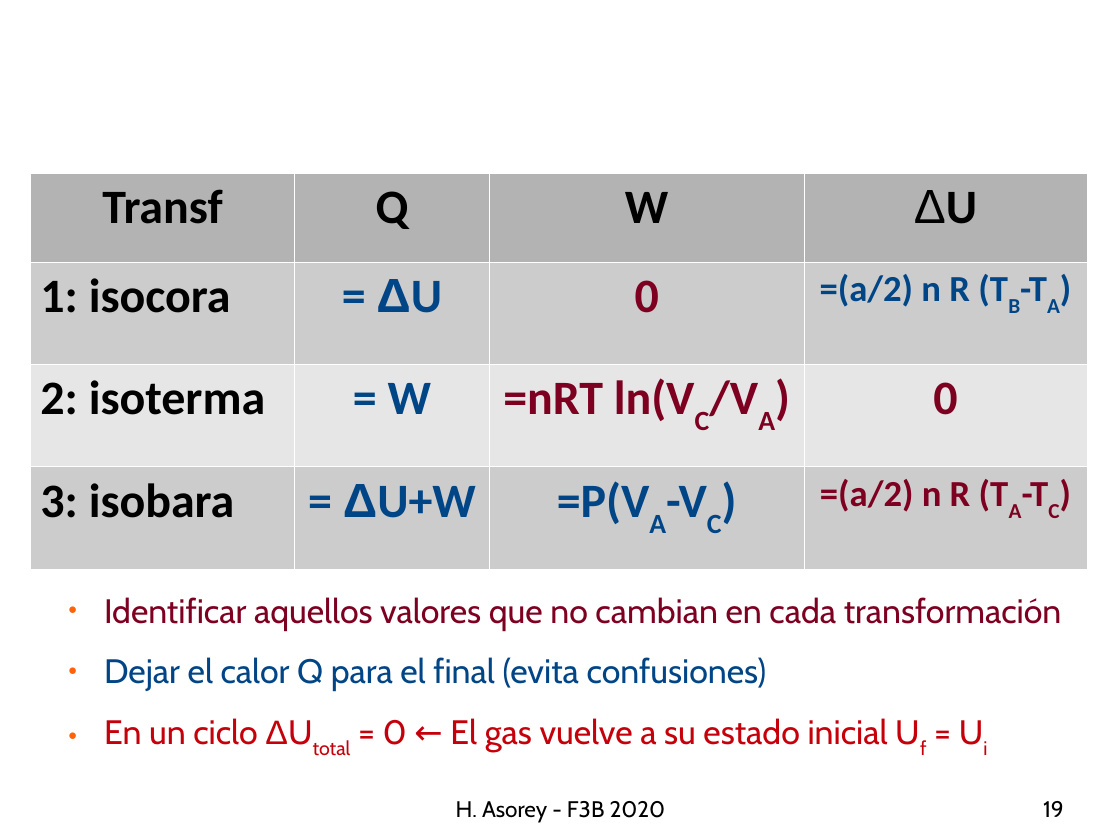
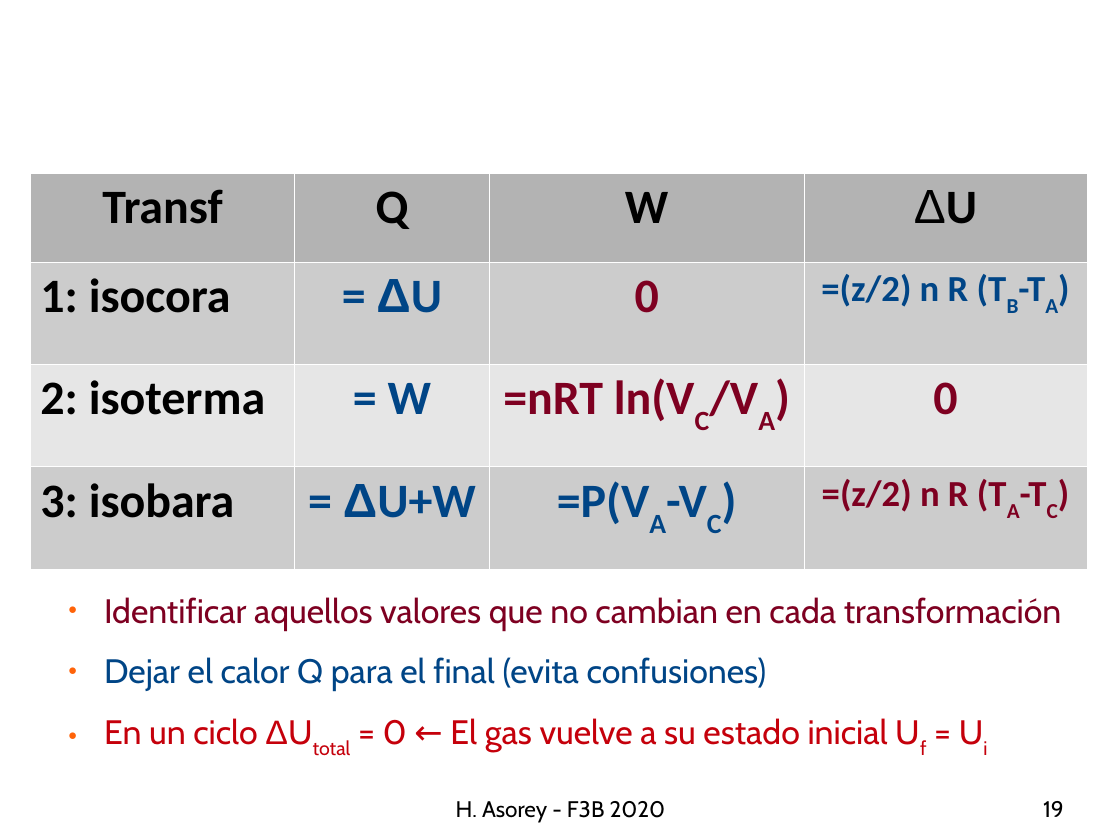
Before and after one commit to asoreyh/unrn-f3b, a slide deck: slide 19 of clases/u02/f3b-20200407-U02C02-Ciclos.odp. Drawn at 1120x840 pixels with LibreOffice and Linux fonts; fonts in the diff are those of the drawing; background and template pictures are left out. Boxes give left, top, right and bottom in pixels: in the first picture for what was removed or moved away, otherwise in the second. Text is boxed around its words. In the diff, an @@ line names an element or a change of style, - is before the commit and + after.

```diff
--- a/clases/u02/f3b-20200407-U02C02-Ciclos.odp
+++ b/clases/u02/f3b-20200407-U02C02-Ciclos.odp
@@ table at [30, 173, 1088, 749] @@
-row 2, column 4: =(a/2) n R (TB-TA)
+row 2, column 4: =(z/2) n R (TB-TA)
-row 4, column 4: =(a/2) n R (TA-TC)
+row 4, column 4: =(z/2) n R (TA-TC)
```
Also in this commit, not shown: 2 other files.
